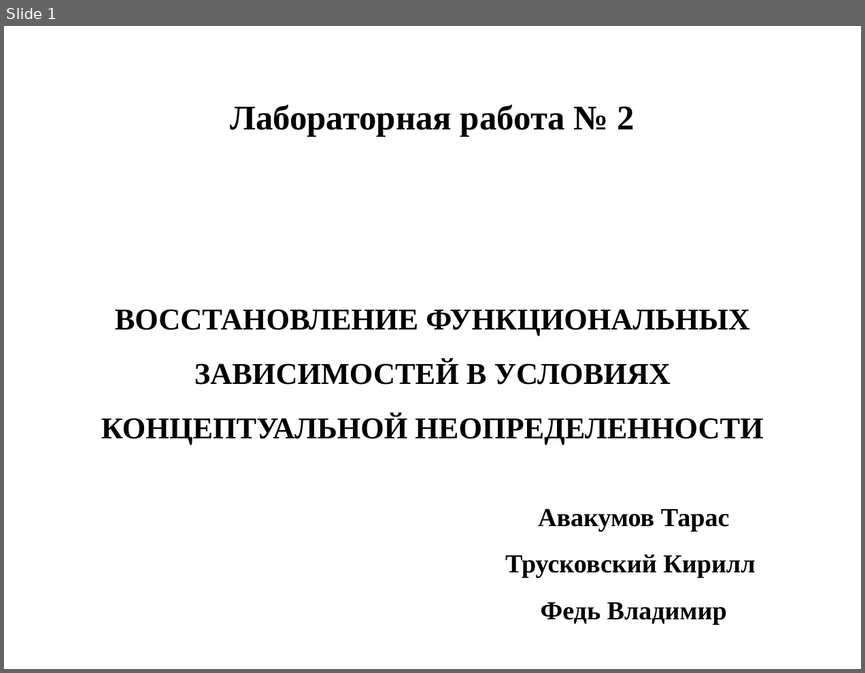
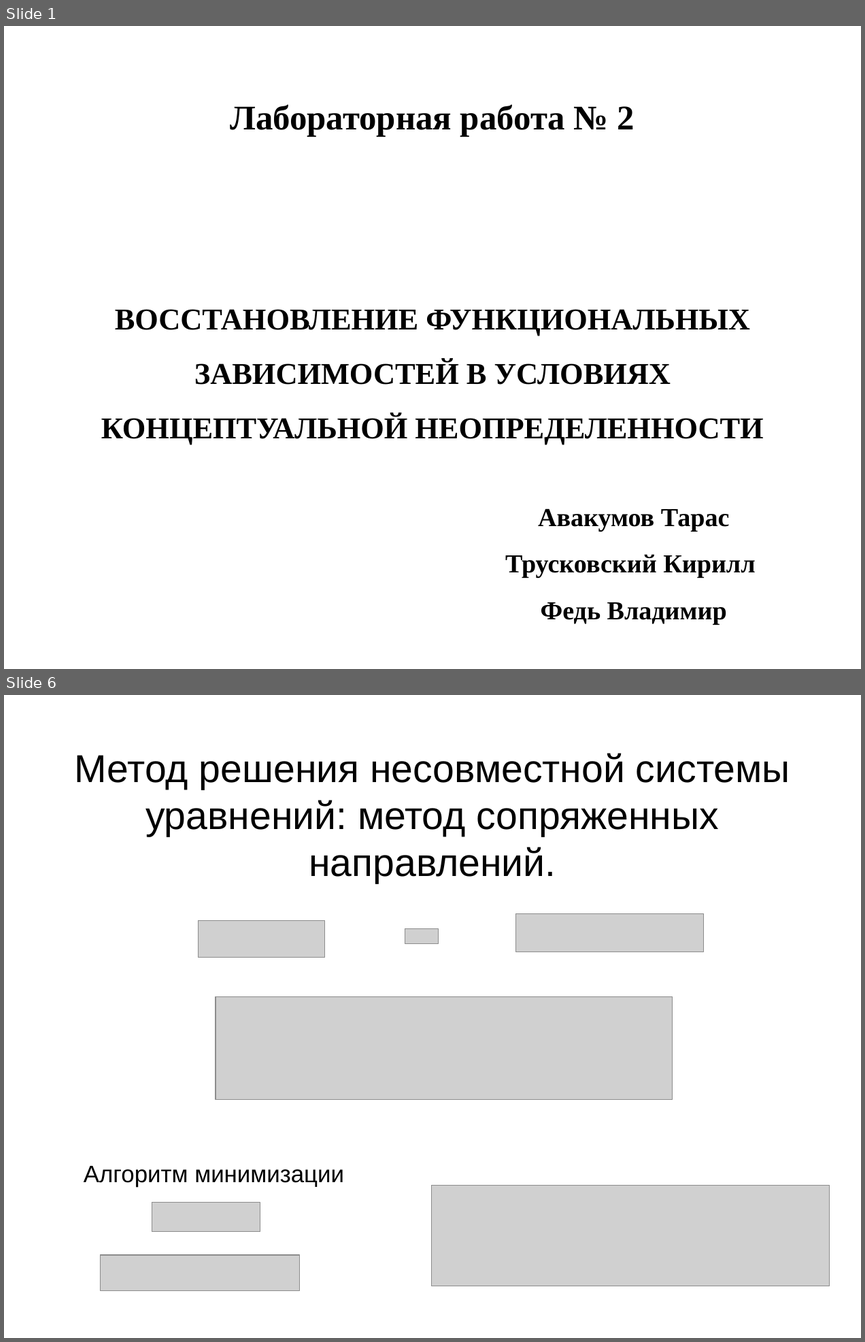
Before and after one commit to raptor3/OSA_lab_2, a slide deck: files/AvaTruFed.odp. Shown one above the other, each under a label of ours: slide 1 before the commit, slides 1 and 6 after it; the slides between them are not shown. The pictures are 865x673 and 865x1342 pixels, drawn with LibreOffice and Linux fonts; fonts in the diff are those of the drawing; grey boxes stand for pictures. Boxes give left, top, right and bottom in pixels: in the first picture for what was removed or moved away, otherwise in the second. Text is boxed around its words. In the diff, an @@ line names an element or a change of style, - is before the commit and + after.

```diff
--- a/files/AvaTruFed.odp
+++ b/files/AvaTruFed.odp
@@ slide 6 added at [4,695,861,1338], background #FFFFFF @@
@@ title added at [75,753,790,883], 36 pt, text #000000 @@
+Метод решения несовместной системы уравнений: метод сопряженных направлений.
@@ picture added at [515,913,704,951] @@
@@ picture added at [198,921,325,957] @@
@@ picture added at [405,929,439,944] @@
@@ picture added at [215,997,672,1100] @@
@@ title added at [84,1166,344,1187], 22 pt, text #000000 @@
+Алгоритм минимизации
@@ picture added at [152,1202,260,1232] @@
@@ picture added at [432,1185,830,1286] @@
@@ picture added at [101,1255,299,1291] @@
```
Also in this commit, not shown: 27 other slides added, 1 slide removed, 36 other files.
